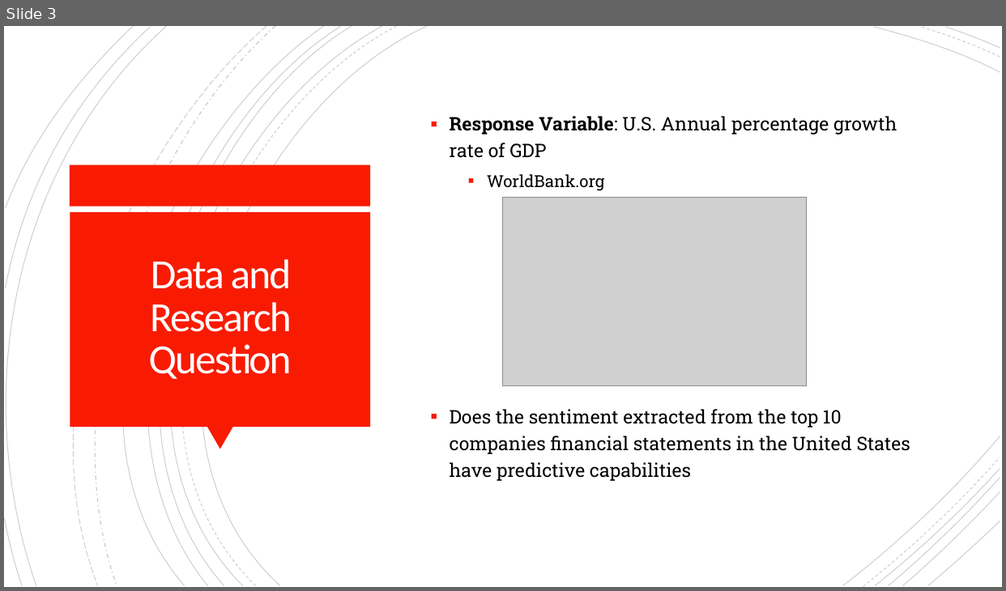
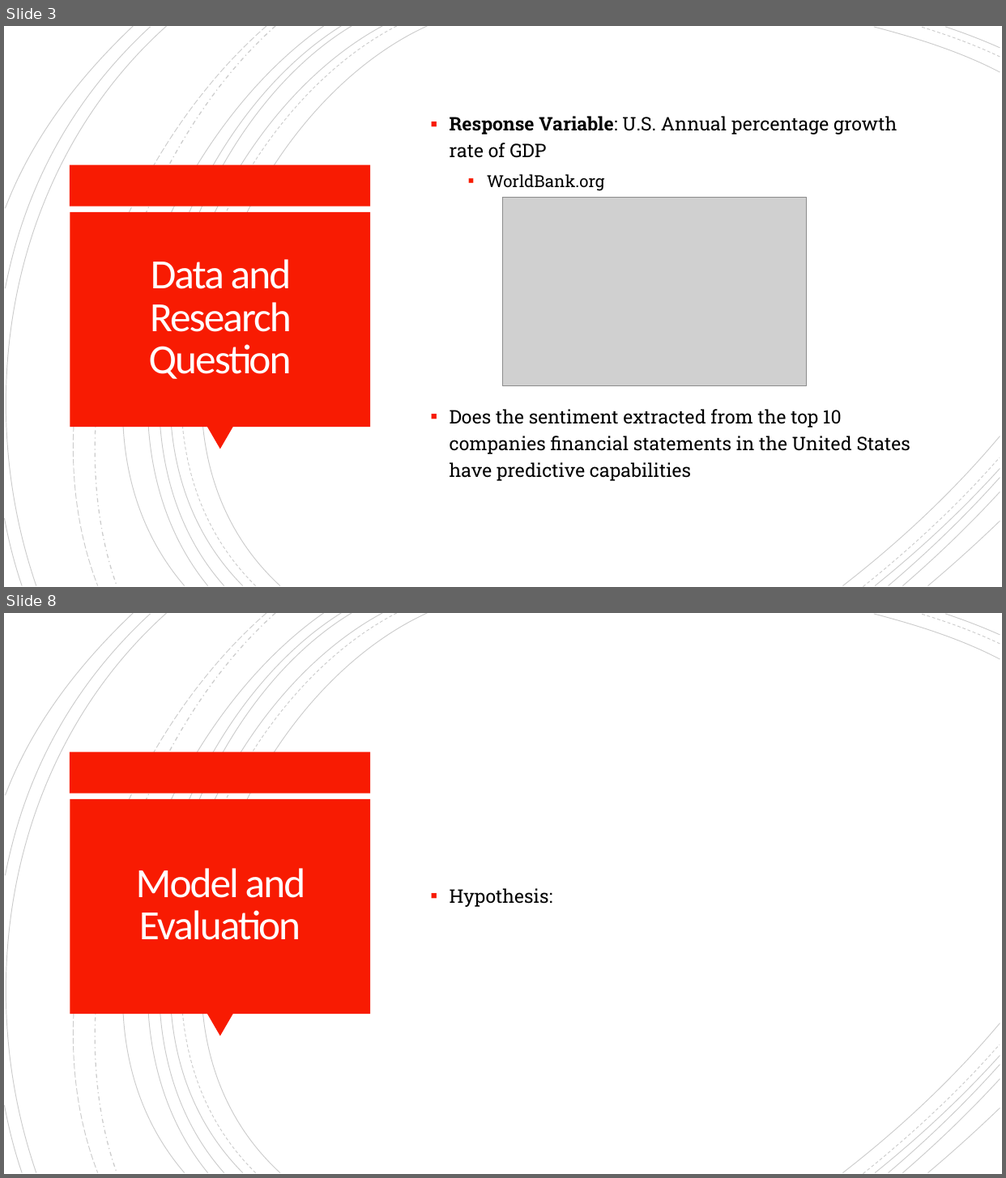
Before and after one commit to davepalazzo/Sentiment_Analysis_S-P_500, a slide deck: Economic_Forecasting.pptx. Shown one above the other, each under a label of ours: slide 3 before the commit, slides 3 and 8 after it; the slides between them are not shown. The pictures are 1006x591 and 1006x1178 pixels, drawn with LibreOffice and Linux fonts; fonts in the diff are those of the drawing; grey boxes stand for pictures. Boxes give left, top, right and bottom in pixels: in the first picture for what was removed or moved away, otherwise in the second. Text is boxed around its words. In the diff, an @@ line names an element or a change of style, - is before the commit and + after.

```diff
--- a/Economic_Forecasting.pptx
+++ b/Economic_Forecasting.pptx
@@ slide 8 added at (4, 613, 1002, 1174), background #FFFFFF; not listed: 24 template elements that a slide beside it also shows @@
@@ title added at (136, 868, 306, 940), 40 pt, text #FFFEFF @@
+Model and Evaluation
@@ text added at (450, 888, 553, 907), 18 pt, text #000000 @@
+▪ Hypothesis:
```
Also in this commit, not shown: 1 slide changed, 4 other slides added, 1 other file.
